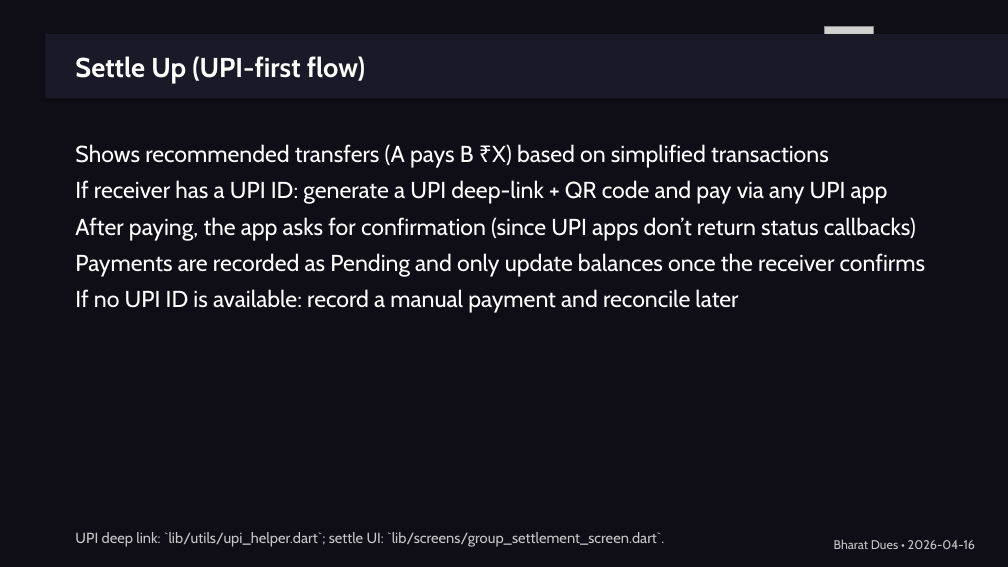
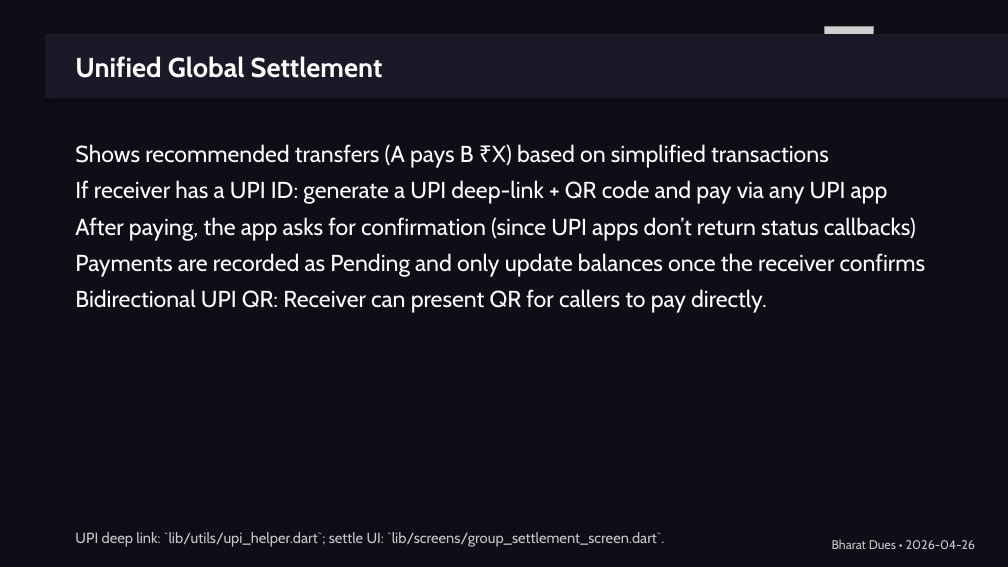
Before and after one commit to shikharagrawal17/settleup, a slide deck: slide 10 of BharatDues_App_Guide.pptx. Drawn at 1008x567 pixels with LibreOffice and Linux fonts; fonts in the diff are those of the drawing; grey boxes stand for pictures. Boxes give left, top, right and bottom in pixels: in the first picture for what was removed or moved away, otherwise in the second. Text is boxed around its words. In the diff, an @@ line names an element or a change of style, - is before the commit and + after.

```diff
--- a/BharatDues_App_Guide.pptx
+++ b/BharatDues_App_Guide.pptx
@@ text at (75, 56, 383, 78): text changed @@
-Settle Up (UPI-first flow)
+Unified Global Settlement
@@ text at (75, 289, 767, 313): text changed @@
-If no UPI ID is available: record a manual payment and reconcile later
+Bidirectional UPI QR: Receiver can present QR for callers to pay directly.
@@ text at (832, 539, 976, 549): text changed @@
-Bharat Dues • 2026-04-16
+Bharat Dues • 2026-04-26
```
Also in this commit, not shown: 12 other slides changed, 27 other files.
